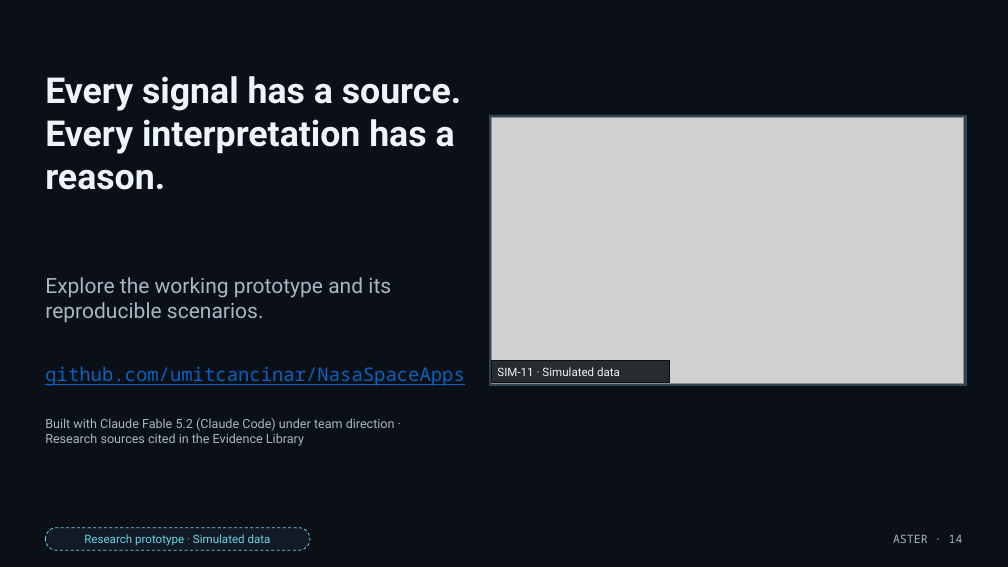
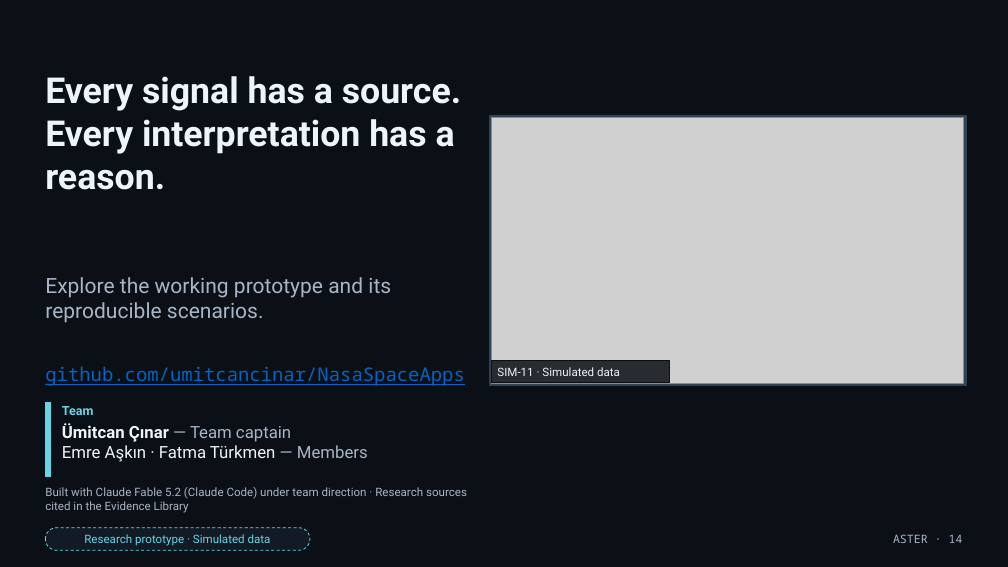
Before and after one commit to emreaskinsoftware/NasaSpaceApps, a slide deck: slide 14 of deliverables/presentation/ASTER_Product_Overview.pptx. Drawn at 1008x567 pixels with LibreOffice and Linux fonts; fonts in the diff are those of the drawing; grey boxes stand for pictures. Boxes give left, top, right and bottom in pixels: in the first picture for what was removed or moved away, otherwise in the second. Text is boxed around its words. In the diff, an @@ line names an element or a change of style, - is before the commit and + after.

Commit message:
Add team to the decks, refresh evaluation, tests and documents
Competition deck is the seven-slide English ASTER_Short_Pitch; team captain
and members are on its title and closing slides. Evaluation and test counts
regenerated for engine 1.0.1 (95 unit tests, 10 browser tests per engine).

```diff
--- a/deliverables/presentation/ASTER_Product_Overview.pptx
+++ b/deliverables/presentation/ASTER_Product_Overview.pptx
@@ rectangle added at (45,402,51,476), fill #66D5E8, outline #66D5E8 1 pt @@
@@ text added at (62,406,94,415), 12 pt, text #66D5E8, bold @@
+Team
@@ text added at (62,423,368,462), 16 pt, text #EDF4FA @@
+Ümitcan Çınar — Team captain
+Emre Aşkın · Fatma Türkmen — Members
@@ text "Built with Claude Fable 5.2 ...": place and size @@
-text "Built with Claude Fable 5.2 ..." at (45,418,395,446)
+text "Built with Claude Fable 5.2 ..." at (45,487,467,513)
@@ text "Built with Claude Fable 5.2 ..." at (45,487,467,513): size 12 to 11 pt @@
```
Also in this commit, not shown: 2 other slides changed, 42 other files.
